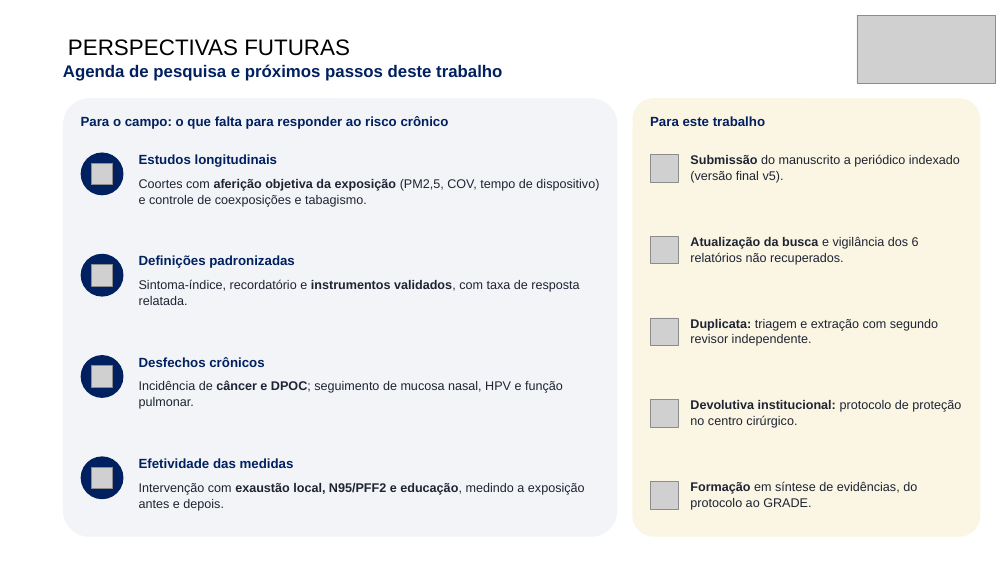
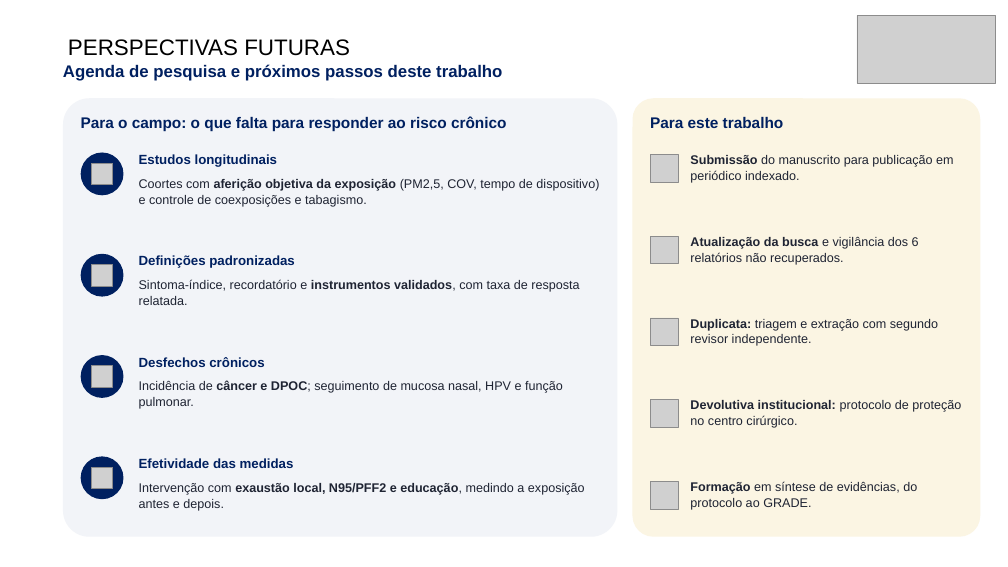
Before and after one commit to ravibuzz/IC-fumaca, a slide deck: slide 18 of apresentacao/SEMICA_Fumaca_Cirurgica_Baccaro.pptx. Drawn at 1008x567 pixels with LibreOffice and Linux fonts; fonts in the diff are those of the drawing; grey boxes stand for pictures; background and template pictures are left out. Boxes give left, top, right and bottom in pixels: in the first picture for what was removed or moved away, otherwise in the second. Text is boxed around its words. In the diff, an @@ line names an element or a change of style, - is before the commit and + after.

```diff
--- a/apresentacao/SEMICA_Fumaca_Cirurgica_Baccaro.pptx
+++ b/apresentacao/SEMICA_Fumaca_Cirurgica_Baccaro.pptx
@@ text "Para o campo: o que ..." at (x1=81, y1=116, x2=506, y2=132): size 19 to 22 pt @@
@@ text "Para este trabalho" at (x1=650, y1=117, x2=784, y2=128): size 19 to 22 pt @@
@@ text at (x1=690, y1=155, x2=954, y2=183): text changed @@
-Submissão do manuscrito a periódico indexado (versão final v5).
+Submissão do manuscrito para publicação em periódico indexado.
```
Also in this commit, not shown: 15 other slides changed, 11 other files.
